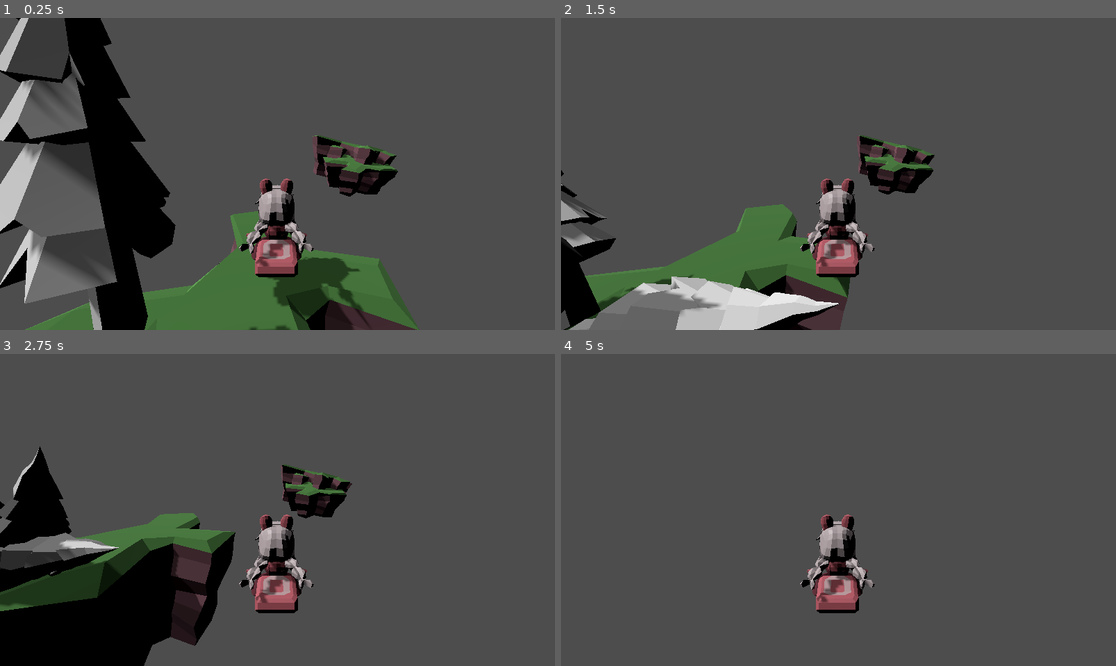
Above: before the commit, frames 1-4 (two rows, left to right).
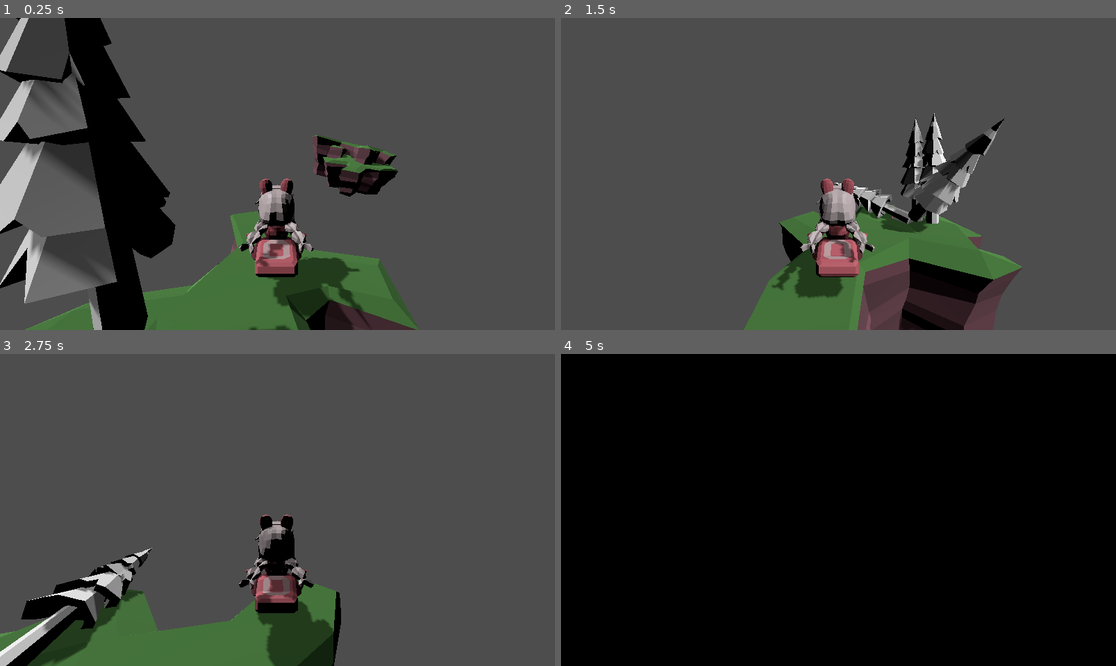
Above: after the commit, the same moments.

Repository: cjamierun/milestone
Game: Godot game, scene res://test_scene_alpha.tscn
Two runs of this game, one before a commit and one after it. Both use one fixed random seed, a clock stepped at 60 frames per second and the inputs below.
Inputs:
- Up to frame 1 (0.25 s): no input
- Up to frame 2 (1.5 s): tap Enter (ui_accept) at 0.5, 0.77 s; hold Right (move_right) 0.53-1.28 s; hold Down (move_backward) from 1.28 s (still down)
- Up to frame 3 (2.75 s): tap Enter (ui_accept) at 1.52 s; release Down (move_backward) at 2.03 s; hold Right (move_right) from 2.03 s (still down)
- Up to frame 4 (5 s): release Right (move_right) at 2.78 s; hold Up (move_forward) 2.78-3.53 s; tap Enter (ui_accept) at 3.02, 3.77, 4.52 s; hold Left (move_left) from 3.53 s (still down)

The runs differ from the first frame. In frame 2, 26% of the frame differs, in the area x 0-84%, y 30-100%; in frame 3, 25%; in frame 4, 99%, in the area x 0-100%, y 0-100%.

Commit message:
CHANGE movement script to turning
The script now rotates the character
instead of moving them left and right

Diff:
--- a/scripts/player_movement.gd
+++ b/scripts/player_movement.gd
@@ -12,8 +12,12 @@
 	if Input.is_action_just_pressed("ui_accept") and is_on_floor():
 		velocity.y = JUMP_VELOCITY
 
-	var input_dir = Input.get_vector("move_left", "move_right", "move_forward", "move_backward")
-	var rotation = transform.basis.get_euler()
+	var input_dir = Vector2(
+		Input.get_action_strength("move_right") - Input.get_action_strength("move_left"),
+		Input.get_action_strength("move_backward") - Input.get_action_strength("move_forward")
+	)
+
+	rotation.y += input_dir.x * SPEED * delta
 
 	var forward = Vector3(0, 0, -1).rotated(Vector3(0, 1, 0), rotation.y)
 	var right = Vector3(-1, 0, 0).rotated(Vector3(0, 1, 0), rotation.y)
